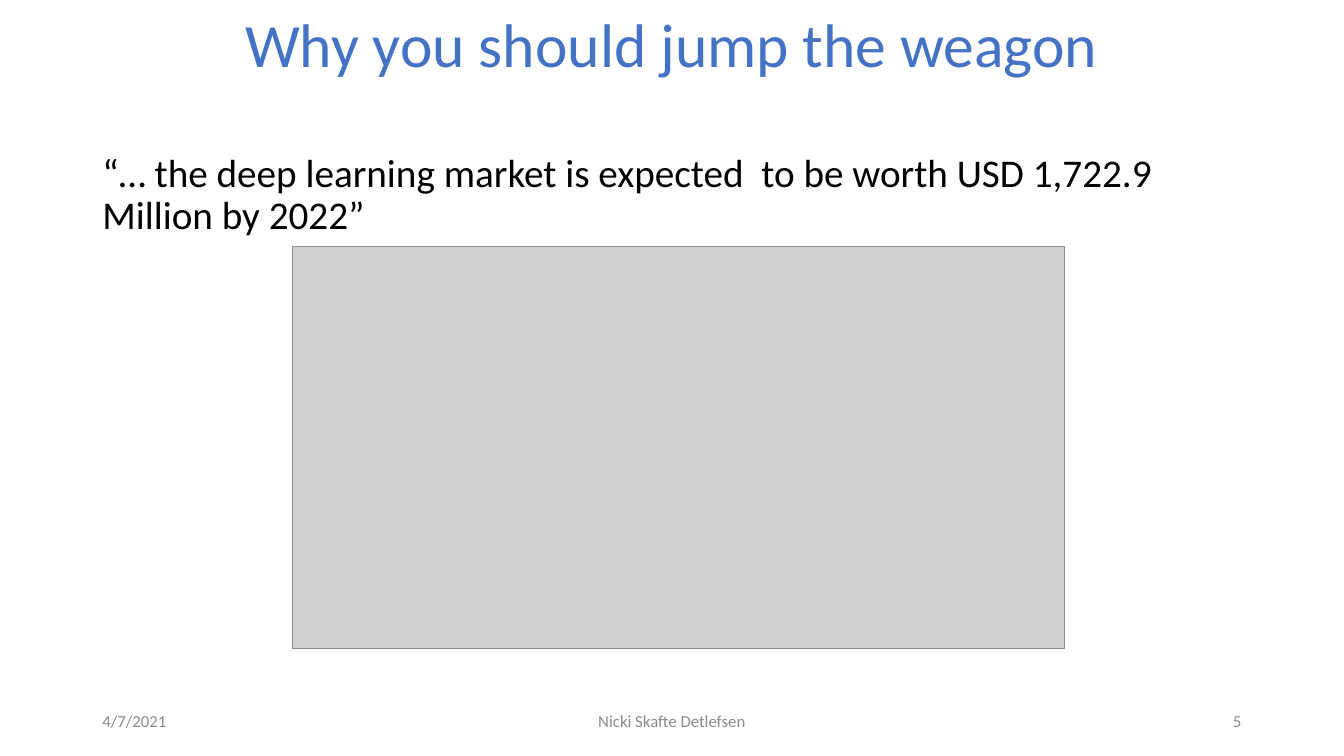
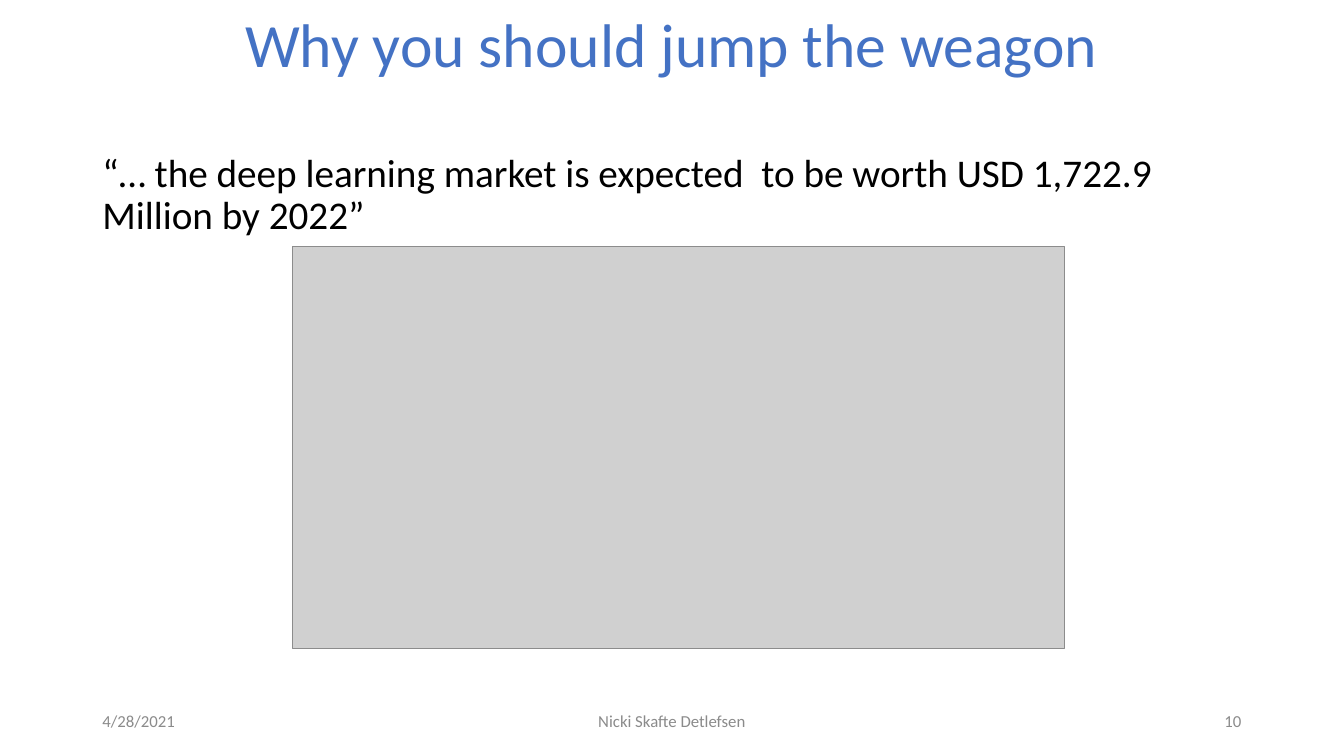
Before and after one commit to DeepEasterbunny/dtu_mlops, a slide deck: slide 10 of 1_introduction/How autodiff changed the world.pptx (slide 5 before the commit). Drawn at 1344x756 pixels with LibreOffice and Linux fonts; fonts in the diff are those of the drawing; grey boxes stand for pictures; background and template pictures are left out. Boxes give left, top, right and bottom in pixels: in the first picture for what was removed or moved away, otherwise in the second. Text is boxed around its words. In the diff, an @@ line names an element or a change of style, - is before the commit and + after.

```diff
--- a/1_introduction/How autodiff changed the world.pptx
+++ b/1_introduction/How autodiff changed the world.pptx
@@ text at (102, 715, 174, 728): text changed @@
-4/7/2021
+4/28/2021
@@ page number at (1224, 716, 1241, 727): text changed @@
-5
+10
```
Also in this commit, not shown: 6 other slides changed, 5 slides added, 6 other files.
